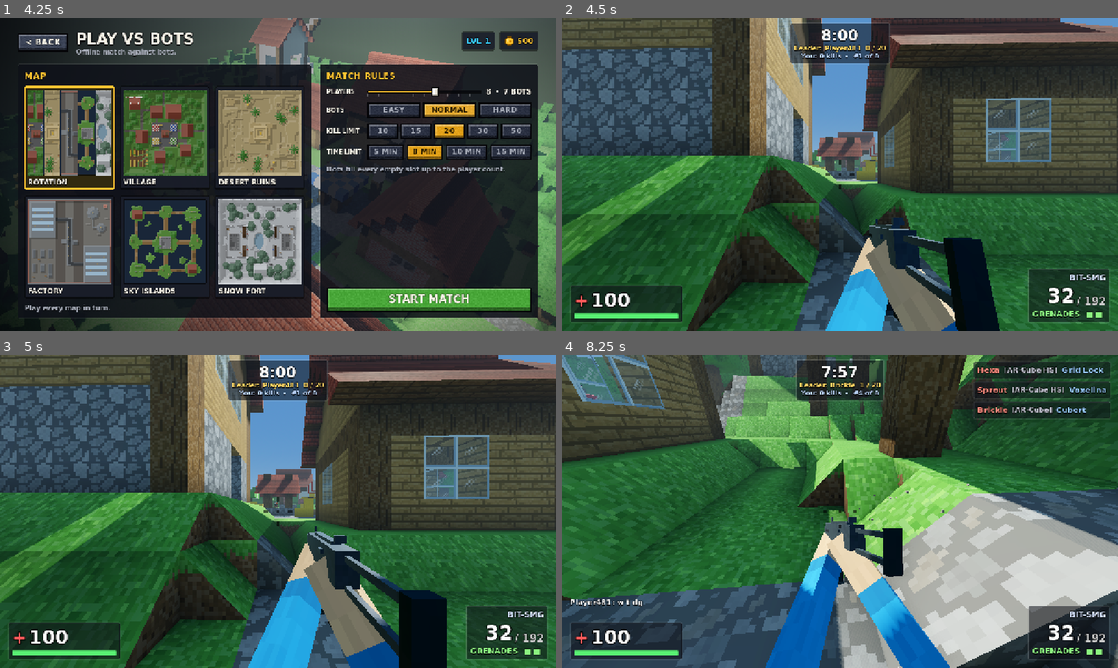
Above: before the commit, frames 1-4 (two rows, left to right).
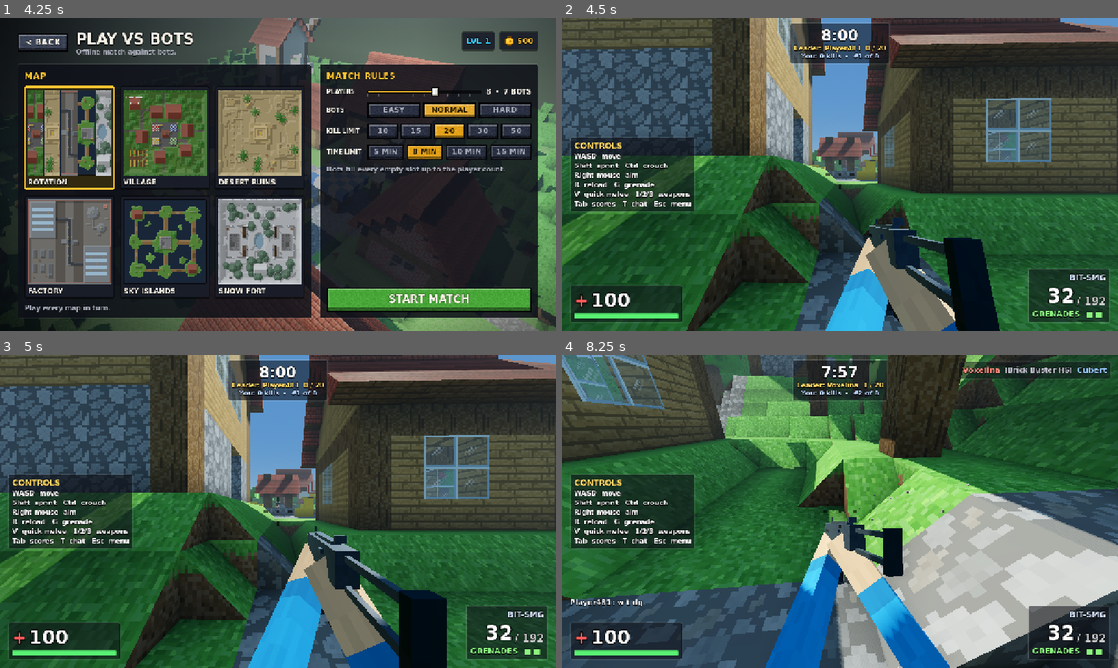
Above: after the commit, the same moments.

Repository: SubToFeralsloth11/timbum
Game: Godot game, scene res://scenes/main_menu.tscn
Two runs of this game, one before a commit and one after it. Both use one fixed random seed, a clock stepped at 60 frames per second and the inputs below.
Inputs (mouse positions are in pixels of both pictures, inside the frame that each line leads up to):
- Up to frame 1 (4.25 s): click "PLAY VS BOTS" at 0.5 s; click "EASY" at 1.25 s; click "EASY" at 2 s; click "NORMAL" at 2.75 s; click "NORMAL" at 3.5 s
- Up to frame 2 (4.5 s): click "START MATCH" at 4.25 s
- Up to frame 3 (5 s): no input
- Up to frame 4 (8.25 s): tap Enter at 5, 8 s; move the mouse to (867, 511) at 5.02 s; hold W (move_forward) 5.03-5.75 s; hold Right mouse button (aim) 5.03-5.75 s; click (867, 511) at 5.17 s; tap Space (jump) at 5.27, 5.75 s; tap T (chat) at 5.3 s; drag from (728, 527) to (812, 574) at 5.77 s; move the mouse to (895, 442) at 6.52 s; hold D (move_right) 6.53-7.25 s; hold Ctrl (crouch) 6.53-7.25 s; click (895, 442) at 6.67 s; tap G (grenade) at 6.8 s; drag from (812, 574) to (673, 464) at 7.27 s; move the mouse to (1006, 558) at 8.02 s; hold A (move_left) from 8.03 s (still down); hold V (melee) from 8.03 s (still down); click (1006, 558) at 8.17 s

Frame 1 is identical in both runs. In frame 2, 4.8% of the frame differs, in the area x 1-47%, y 38-62%; in frame 3, 4.8%; in frame 4, 7.9%, in the area x 1-99%, y 1-62%.

Commit message:
Show damage numbers, player levels, and a first-match controls hint

Diff:
--- a/scripts/autoload/net.gd
+++ b/scripts/autoload/net.gd
@@ -194,6 +194,7 @@
 		"skin": str(info.get("skin", "default")),
 		"primary": str(info.get("primary", "smg")),
 		"secondary": str(info.get("secondary", "pistol")),
+		"level": clampi(int(info.get("level", 1)), 1, 9999),
 	}
 	if clean.name.is_empty():
 		clean.name = "Player"
--- a/scripts/autoload/profile.gd
+++ b/scripts/autoload/profile.gd
@@ -122,6 +122,7 @@
 		"skin": equipped.skin,
 		"primary": loadout.primary,
 		"secondary": loadout.secondary,
+		"level": level,
 	}
 
 
--- a/scripts/game/player.gd
+++ b/scripts/game/player.gd
@@ -192,7 +192,7 @@
 		camera.add_child(viewmodel)
 	else:
 		nametag = Label3D.new()
-		nametag.text = str(info.name)
+		nametag.text = "%s  Lv %d" % [info.name, int(info.get("level", 1))]
 		nametag.position.y = 2.15
 		nametag.billboard = BaseMaterial3D.BILLBOARD_ENABLED
 		nametag.pixel_size = 0.004
--- a/scripts/game/world.gd
+++ b/scripts/game/world.gd
@@ -201,7 +201,8 @@
 
 func _server_add_entity(eid: int, info: Dictionary, is_bot: bool) -> void:
 	var spawn := _pick_spawn(eid)
-	scores[eid] = {"name": str(info.name), "kills": 0, "deaths": 0, "headshots": 0, "streak": 0, "best_streak": 0, "bot": is_bot}
+	scores[eid] = {"name": str(info.name), "level": int(info.get("level", 1)), "kills": 0, "deaths": 0,
+		"headshots": 0, "streak": 0, "best_streak": 0, "bot": is_bot}
 	_spawned_at[eid] = now()
 	_grenades[eid] = int(Data.GRENADE.per_life)
 	_broadcast(&"_s_spawn_entity", [eid, info, is_bot, spawn[0], spawn[1], Data.MAX_HEALTH, true])
@@ -250,6 +251,7 @@
 		"skin": Data.SKINS.keys().pick_random(),
 		"primary": primaries.pick_random(),
 		"secondary": secondaries.pick_random(),
+		"level": randi_range(1, 30),
 	}
 
 
@@ -335,14 +337,16 @@
 	if attacker_id != target.id and now() - float(_spawned_at.get(target.id, -100.0)) < SPAWN_PROTECTION:
 		return
 	var hp := maxf(0.0, target.health - amount)
+	var dealt := target.health - hp
 	_last_damage[target.id] = now()
 	_broadcast(&"_s_damaged", [target.id, hp, attacker_id, from_pos])
 	var killed := hp <= 0.0
 	if attacker_id != target.id:
+		var label_pos := target.global_position + Vector3.UP * 2.0
 		if attacker_id == my_id():
-			_s_hit_confirm(head, killed)
+			_s_hit_confirm(head, killed, dealt, label_pos)
 		elif _ready_peers.has(attacker_id):
-			_s_hit_confirm.rpc_id(attacker_id, head, killed)
+			_s_hit_confirm.rpc_id(attacker_id, head, killed, dealt, label_pos)
 	if killed:
 		_server_kill(target.id, attacker_id, wid, head)
 
@@ -468,7 +472,7 @@
 	for eid: int in scores:
 		var s: Dictionary = scores[eid]
 		rows.append({"id": eid, "name": s.name, "kills": s.kills, "deaths": s.deaths,
-			"headshots": s.headshots, "best_streak": s.best_streak, "bot": s.bot})
+			"headshots": s.headshots, "best_streak": s.best_streak, "bot": s.bot, "level": s.level})
 	rows.sort_custom(func(a: Dictionary, b: Dictionary) -> bool:
 		return a.kills > b.kills if a.kills != b.kills else a.deaths < b.deaths)
 	_broadcast(&"_s_match_end", [rows])
@@ -692,8 +696,9 @@
 
 
 @rpc("authority", "call_remote", "reliable")
-func _s_hit_confirm(head: bool, killed: bool) -> void:
+func _s_hit_confirm(head: bool, killed: bool, amount: float, pos: Vector3) -> void:
 	hud.show_hitmarker(head, killed)
+	hud.damage_number(pos, amount, head)
 	Sfx.play(&"headshot" if head else &"hit_marker", null, -2.0)
 
 
--- a/ui/hud.gd
+++ b/ui/hud.gd
@@ -52,6 +52,9 @@
 var _announce_t := 0.0
 var _pickup_t := 0.0
 var _scores_dirty := true
+## Floating damage numbers: [Label, world position, age]
+var _damage_numbers: Array = []
+const DAMAGE_NUMBER_LIFE := 0.8
 
 
 func setup(p_world: World) -> void:
@@ -98,6 +101,9 @@
 	_fps_label = _label("", 16)
 	_fps_label.position = Vector2(10, 8)
 	_root.add_child(_fps_label)
+
+	if int(Profile.stats.matches) < 3:
+		_show_controls_hint()
 
 	_pause = PauseMenu.new()
 	_pause.set_anchors_preset(Control.PRESET_FULL_RECT)
@@ -391,6 +397,7 @@
 
 func _process(delta: float) -> void:
 	var p := world.local_player
+	_update_damage_numbers(delta)
 	var scoreboard_held := Input.is_action_pressed("scoreboard") and not _chat_input.visible and not _pause.visible
 	_scoreboard.visible = scoreboard_held and not _results.visible
 	if _scoreboard.visible and _scores_dirty:
@@ -503,7 +510,7 @@
 	var rows: Array = []
 	for eid: int in world.scores:
 		var s: Dictionary = world.scores[eid]
-		rows.append({"id": eid, "name": s.name, "kills": s.kills, "deaths": s.deaths, "headshots": s.headshots, "bot": s.bot})
+		rows.append({"id": eid, "name": s.name, "level": s.get("level", 1), "kills": s.kills, "deaths": s.deaths, "headshots": s.headshots, "bot": s.bot})
 	rows.sort_custom(func(a: Dictionary, b: Dictionary) -> bool:
 		return a.kills > b.kills if a.kills != b.kills else a.deaths < b.deaths)
 	return rows
@@ -515,7 +522,7 @@
 	var me := world.my_id()
 	for i in rows.size():
 		var r: Dictionary = rows[i]
-		var player_name := str(r.name) + ("  [BOT]" if r.bot else "")
+		var player_name := "%s  Lv %d%s" % [r.name, int(r.get("level", 1)), "  [BOT]" if r.bot else ""]
 		var mine := int(r.id) == me
 		container.add_child(_score_row([i + 1, player_name, r.kills, r.deaths, r.headshots],
 			Color(1, 0.95, 0.8) if mine else Color.WHITE, mine))
@@ -524,6 +531,53 @@
 func show_damage(from_pos: Vector3) -> void:
 	_vignette_alpha = minf(_vignette_alpha + 0.45, 0.8)
 	_damage_ring.add_hit(from_pos)
+
+
+func damage_number(pos: Vector3, amount: float, head: bool) -> void:
+	if amount < 0.5:
+		return
+	var l := _label(str(roundi(amount)), 26 if head else 21, Color(1, 0.8, 0.2) if head else Color.WHITE)
+	_root.add_child(l)
+	_damage_numbers.append([l, pos + Vector3(randf_range(-0.3, 0.3), 0.0, randf_range(-0.3, 0.3)), 0.0])
+	if _damage_numbers.size() > 12:
+		var old: Array = _damage_numbers.pop_front()
+		(old[0] as Label).queue_free()
+
+
+func _update_damage_numbers(delta: float) -> void:
+	if _damage_numbers.is_empty():
+		return
+	var cam := get_viewport().get_camera_3d()
+	for i in range(_damage_numbers.size() - 1, -1, -1):
+		var entry: Array = _damage_numbers[i]
+		var l: Label = entry[0]
+		entry[2] += delta
+		var pos: Vector3 = entry[1] + Vector3.UP * entry[2] * 0.9
+		if entry[2] > DAMAGE_NUMBER_LIFE or cam == null:
+			l.queue_free()
+			_damage_numbers.remove_at(i)
+			continue
+		l.visible = not cam.is_position_behind(pos)
+		l.position = cam.unproject_position(pos) - l.size * 0.5
+		l.modulate.a = clampf((DAMAGE_NUMBER_LIFE - entry[2]) / 0.3, 0.0, 1.0)
+
+
+func _show_controls_hint() -> void:
+	var panel := _panel(0.6)
+	panel.set_anchors_and_offsets_preset(Control.PRESET_CENTER_LEFT)
+	panel.grow_vertical = Control.GROW_DIRECTION_BOTH
+	panel.position.x = 18
+	_root.add_child(panel)
+	var v := VBoxContainer.new()
+	panel.add_child(v)
+	v.add_child(_label("CONTROLS", 18, Color(1, 0.85, 0.4)))
+	for line in ["WASD  move", "Shift  sprint   Ctrl  crouch", "Right mouse  aim", "R  reload   G  grenade",
+			"V  quick melee   1/2/3  weapons", "Tab  scores   T  chat   Esc  menu"]:
+		v.add_child(_label(line, 15))
+	var tw := create_tween()
+	tw.tween_interval(10.0)
+	tw.tween_property(panel, "modulate:a", 0.0, 1.0)
+	tw.tween_callback(panel.queue_free)
 
 
 func show_hitmarker(head: bool, killed: bool) -> void:
